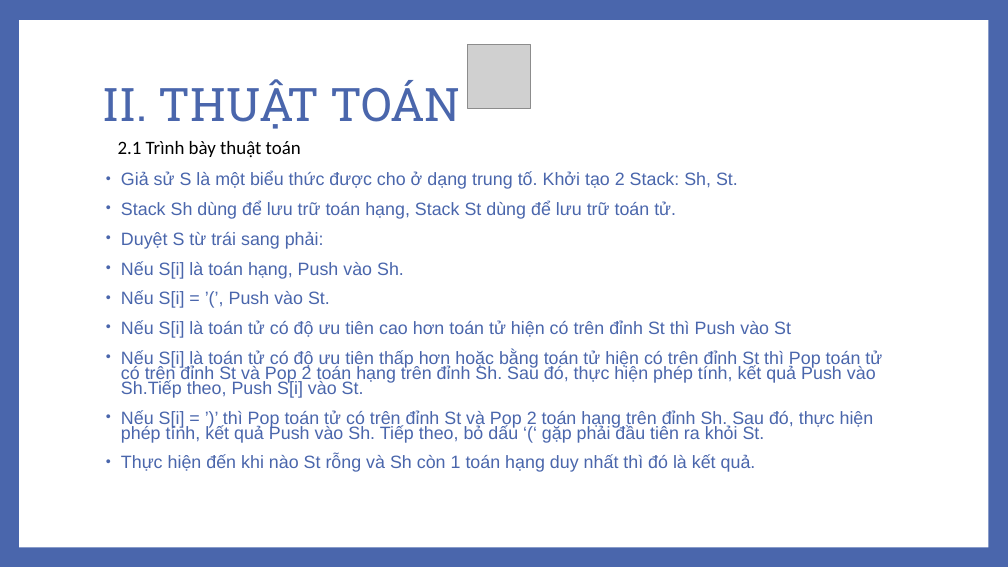
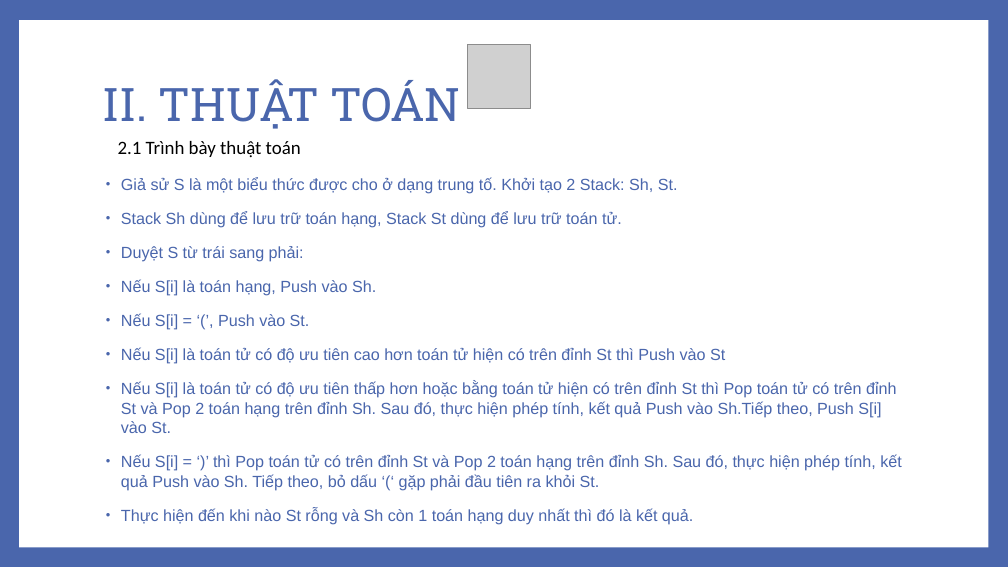
Before and after one commit to lehung0108/CauTrucDuLieu, a slide deck: slide 4 of Documents/XÂY DỰNG ỨNG DỤNG CALCULATOR.pptx. Drawn at 1008x567 pixels with LibreOffice and Linux fonts; fonts in the diff are those of the drawing; grey boxes stand for pictures. Boxes give left, top, right and bottom in pixels: in the first picture for what was removed or moved away, otherwise in the second. Text is boxed around its words. In the diff, an @@ line names an element or a change of style, - is before the commit and + after.

```diff
--- a/Documents/XÂY DỰNG ỨNG DỤNG CALCULATOR.pptx
+++ b/Documents/XÂY DỰNG ỨNG DỤNG CALCULATOR.pptx
@@ text at [121,177,896,525]: size 17.1 to 15.4 pt in "Giả sử S là một biểu thức ...", "Stack Sh dùng để lưu trữ toán ...", "Duyệt S từ trái sang phải:", "Nếu S[i] là toán hạng, Push vào ..." and 3 more places; line spacing 0.7 to 1 @@
@@ text at [121,313,310,330]: text changed; size 17.1 to 15.4 pt @@
-• Nếu S[i] = ’(’, Push vào St.
+• Nếu S[i] = ‘(’, Push vào St.
@@ text at [121,454,901,490]: text changed; size 17.1 to 15.4 pt @@
-• Nếu S[i] = ’)’ thì Pop toán tử có trên đỉnh St và Pop 2 toán hạng trên đỉnh Sh. Sau đó, thực hiện phép tính, kết quả Push vào Sh. Tiếp theo, bỏ dấu ‘(‘ gặp phải đầu tiên ra khỏi St.
+• Nếu S[i] = ‘)’ thì Pop toán tử có trên đỉnh St và Pop 2 toán hạng trên đỉnh Sh. Sau đó, thực hiện phép tính, kết quả Push vào Sh. Tiếp theo, bỏ dấu ‘(‘ gặp phải đầu tiên ra khỏi St.
```
Also in this commit, not shown: 2 other slides changed, 6 other files.
